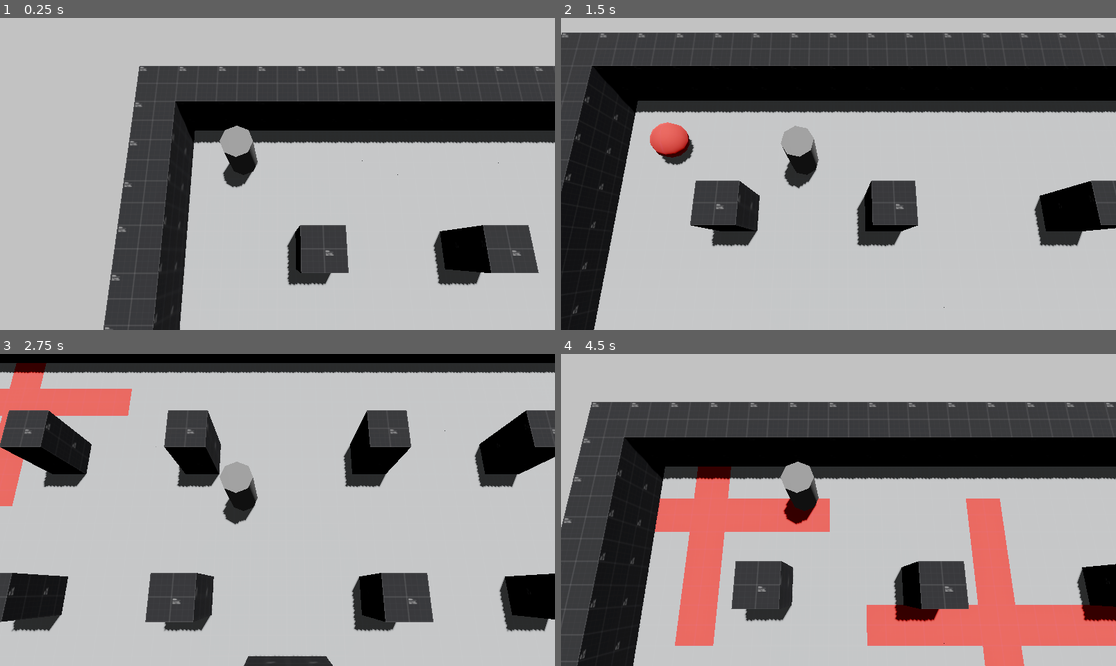
Above: before the commit, frames 1-4 (two rows, left to right).
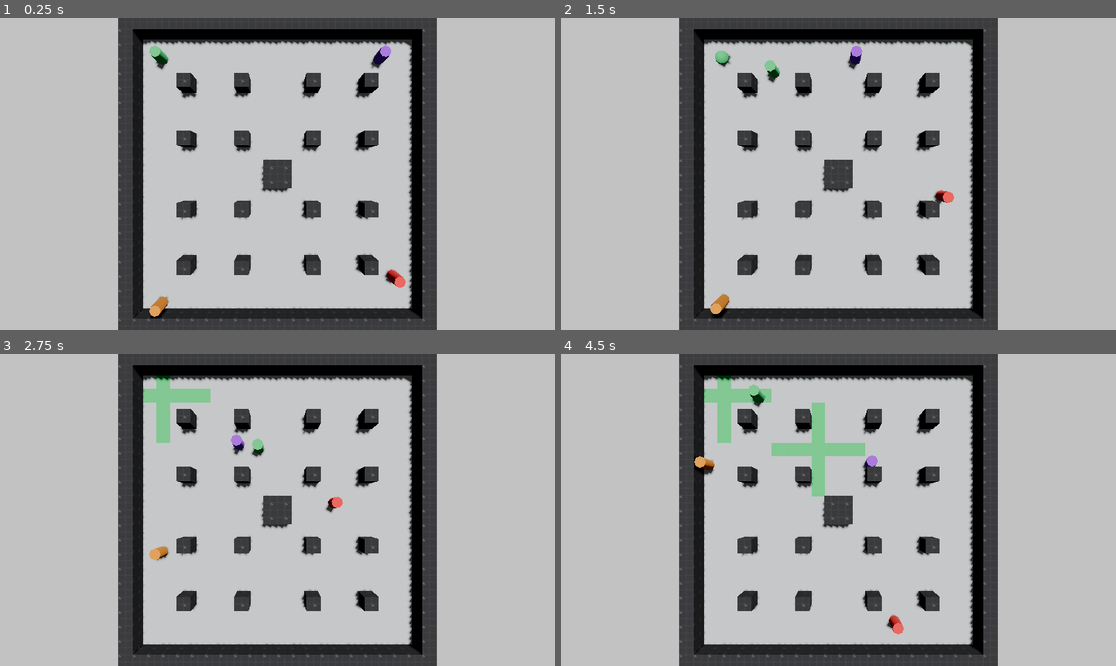
Above: after the commit, the same moments.

Repository: Urutau-Games/ink-crew
Game: Godot game, scene res://main.tscn
Two runs of this game, one before a commit and one after it. Both use one fixed random seed, a clock stepped at 60 frames per second and the inputs below.
Inputs:
- Up to frame 1 (0.25 s): no input
- Up to frame 2 (1.5 s): hold D (walk_right) 0.53-1.28 s; tap Space (drop_bomb) at 0.6, 1.35 s; hold S (walk_backward) from 1.28 s (still down)
- Up to frame 3 (2.75 s): release S (walk_backward) at 2.03 s; hold D (walk_right) from 2.03 s (still down); tap Space (drop_bomb) at 2.1 s
- Up to frame 4 (4.5 s): release D (walk_right) at 2.78 s; hold W (walk_forward) 2.78-3.53 s; tap Space (drop_bomb) at 2.85, 3.6, 4.35 s; hold A (walk_left) from 3.53 s (still down)

The runs differ from the first frame. In frame 1, 43% of the frame differs, in the area x 18-100%, y 0-100%; in frame 2, 53%; in frame 3, 42%; in frame 4, 63%, in the area x 0-100%, y 0-100%.

Commit message:
Add random NPC logic

Diff:
--- /dev/null
+++ b/human_player_controller.gd
@@ -0,0 +1,10 @@
+extends InputController
+class_name HumanPlayerController
+
+func get_input() -> InputPackage:
+	var input := InputPackage.new()
+
+	input.bomb_dropped = Input.is_action_just_pressed("drop_bomb")
+	input.direction = Input.get_vector("walk_left", "walk_right", "walk_forward", "walk_backward")
+
+	return input
--- a/main.tscn
+++ b/main.tscn
@@ -1,9 +1,10 @@
 [gd_scene load_steps=9 format=3 uid="uid://duwoi70lglhbr"]
 
-[ext_resource type="Script" uid="uid://bof1gr8wgmxgo" path="res://player.gd" id="1_ig7tw"]
 [ext_resource type="Script" uid="uid://b5cg5euqmr6ip" path="res://main.gd" id="1_lquwl"]
-[ext_resource type="PackedScene" uid="uid://bq38kepskdjop" path="res://bomb.tscn" id="2_0xm2m"]
+[ext_resource type="PackedScene" uid="uid://c6mvnm4ilc8vm" path="res://player.tscn" id="2_h2yge"]
+[ext_resource type="Script" uid="uid://cib4xjwhs384f" path="res://human_player_controller.gd" id="3_1bvp3"]
 [ext_resource type="PackedScene" uid="uid://cecx8yqy8878i" path="res://rooms/room_1/room_1.tscn" id="4_1bvp3"]
+[ext_resource type="Script" uid="uid://c5us0siigewc5" path="res://random_npc_controller.gd" id="5_lquwl"]
 
 [sub_resource type="ProceduralSkyMaterial" id="ProceduralSkyMaterial_7dm0k"]
 sky_horizon_color = Color(0.66224277, 0.6717428, 0.6867428, 1)
@@ -21,10 +22,6 @@
 tonemap_mode = 4
 glow_enabled = true
 
-[sub_resource type="CapsuleShape3D" id="CapsuleShape3D_7dm0k"]
-radius = 0.4
-height = 1.67
-
 [node name="Main" type="Node3D"]
 script = ExtResource("1_lquwl")
 
@@ -38,26 +35,45 @@
 [node name="WorldEnvironment" type="WorldEnvironment" parent="Environment"]
 environment = SubResource("Environment_0xm2m")
 
-[node name="Player" type="CharacterBody3D" parent="."]
-transform = Transform3D(1, 0, 0, 0, 1, 0, 0, 0, 1, -8.979805, 0.935, -9.496761)
-script = ExtResource("1_ig7tw")
-bomb_scene = ExtResource("2_0xm2m")
+[node name="Room1" parent="." instance=ExtResource("4_1bvp3")]
+
+[node name="Player" parent="." node_paths=PackedStringArray("input_controler") instance=ExtResource("2_h2yge")]
+transform = Transform3D(1, 0, 0, 0, 1, 0, 0, 0, 1, -9, 1, -9)
+input_controler = NodePath("HumanPlayerController")
+
+[node name="HumanPlayerController" type="Node" parent="Player"]
+script = ExtResource("3_1bvp3")
+metadata/_custom_type_script = "uid://cib4xjwhs384f"
+
+[node name="NPC1" parent="." node_paths=PackedStringArray("input_controler") instance=ExtResource("2_h2yge")]
+transform = Transform3D(1, 0, 0, 0, 1, 0, 0, 0, 1, -9, 1, 8)
+input_controler = NodePath("RandomNpcController")
+bomb_color = 2
+
+[node name="RandomNpcController" type="Node" parent="NPC1"]
+script = ExtResource("5_lquwl")
+metadata/_custom_type_script = "uid://c5us0siigewc5"
+
+[node name="NPC2" parent="." node_paths=PackedStringArray("input_controler") instance=ExtResource("2_h2yge")]
+transform = Transform3D(1, 0, 0, 0, 1, 0, 0, 0, 1, 8, 1, -9)
+input_controler = NodePath("RandomNpcController")
+bomb_color = 3
+
+[node name="RandomNpcController" type="Node" parent="NPC2"]
+script = ExtResource("5_lquwl")
+bomb_time = 4.0
+metadata/_custom_type_script = "uid://c5us0siigewc5"
+
+[node name="NPC3" parent="." node_paths=PackedStringArray("input_controler") instance=ExtResource("2_h2yge")]
+transform = Transform3D(1, 0, 0, 0, 1, 0, 0, 0, 1, 8, 1, 8)
+input_controler = NodePath("RandomNpcController")
 bomb_color = 4
 
-[node name="CollisionShape3D" type="CollisionShape3D" parent="Player"]
-shape = SubResource("CapsuleShape3D_7dm0k")
+[node name="RandomNpcController" type="Node" parent="NPC3"]
+script = ExtResource("5_lquwl")
+bomb_time = 1.5
+metadata/_custom_type_script = "uid://c5us0siigewc5"
 
-[node name="Visuals" type="Node3D" parent="Player"]
-unique_name_in_owner = true
-
-[node name="Cilinder" type="CSGCylinder3D" parent="Player/Visuals"]
-transform = Transform3D(1, 0, 0, 0, 1, 0, 0, 0, 1, 0, 0.05060458, 0)
-radius = 0.4
-height = 1.67
-
-[node name="Camera3D" type="Camera3D" parent="Player"]
-transform = Transform3D(1, 0, 0, 0, 0.25881907, 0.9659258, 0, -0.9659258, 0.25881907, 0.9823961, 7.5916624, 2.6108222)
-fov = 55.0
-size = 20.0
-
-[node name="Room1" parent="." instance=ExtResource("4_1bvp3")]
+[node name="Camera" type="Camera3D" parent="."]
+transform = Transform3D(1, 0, 0, 0, -4.371139e-08, 1, 0, -1, -4.371139e-08, -0.5, 25, -0.5)
+fov = 50.0
--- a/player.gd
+++ b/player.gd
@@ -9,20 +9,30 @@
 
 @export_category("Scene Settings")
 @export var bomb_scene: PackedScene
+@export var input_controler: InputController
 
 @export_category("Gameplay")
 @export var max_bombs: int = 1
-@export var bomb_color: Constants.FloorColor
+@export var bomb_color: Constants.FloorColor = Constants.FloorColor.Green
 
 var _available_bombs: int
 
 func _ready() -> void:
 	_available_bombs = max_bombs
+	%Visuals.set_color(bomb_color)
 
 func _process(_delta: float) -> void:
-	if(Input.is_action_just_pressed("drop_bomb") and _available_bombs > 0):
+	var input = input_controler.get_input()
+
+	if(input.bomb_dropped and _available_bombs > 0):
 		_drop_bomb()
 		_available_bombs -= 1
+
+func _physics_process(delta: float) -> void:
+	var direction := input_controler.get_input().direction.normalized()
+
+	_rotate_visuals(direction, delta)
+	_apply_movement(direction, delta)
 
 func _drop_bomb():
 	var bomb: Bomb = bomb_scene.instantiate()
@@ -30,17 +40,6 @@
 	add_child(bomb)
 	bomb.global_position = Vector3(roundi(global_position.x), 0.6, roundi(global_position.z))
 	bomb.exploded.connect(_refill_bombs)
-
-func _physics_process(delta: float) -> void:
-	var direction := Input.get_vector("walk_left", "walk_right", "walk_forward", "walk_backward").normalized()
-
-	#if not direction == Vector2.ZERO and is_on_floor():
-		#visuals.play("Running_A")
-	#else:
-		#visuals.play("Idle")
-
-	_rotate_visuals(direction, delta)
-	_apply_movement(direction, delta)
 
 func _refill_bombs():
 	_available_bombs = min(_available_bombs + 1, max_bombs)
--- /dev/null
+++ b/player.tscn
@@ -0,0 +1,44 @@
+[gd_scene load_steps=12 format=3 uid="uid://c6mvnm4ilc8vm"]
+
+[ext_resource type="Script" uid="uid://bof1gr8wgmxgo" path="res://player.gd" id="1_onrkg"]
+[ext_resource type="PackedScene" uid="uid://bq38kepskdjop" path="res://bomb.tscn" id="2_i3pqv"]
+[ext_resource type="Script" uid="uid://d0vrx6igft4o" path="res://player_visuals.gd" id="3_i3pqv"]
+[ext_resource type="Texture2D" uid="uid://cnur7vgar2smn" path="res://assets/kenney_textures/texture_01_dark.png" id="4_b26j0"]
+[ext_resource type="Texture2D" uid="uid://7yjh57s1617k" path="res://assets/kenney_textures/texture_02_green.png" id="5_n7ghd"]
+[ext_resource type="Texture2D" uid="uid://cjkcoivvyu4bq" path="res://assets/kenney_textures/texture_02_orange.png" id="6_nvl01"]
+[ext_resource type="Texture2D" uid="uid://br1h6ksvf8ly" path="res://assets/kenney_textures/texture_02_purple.png" id="7_ivps1"]
+[ext_resource type="Texture2D" uid="uid://iteqvs3f455m" path="res://assets/kenney_textures/texture_02_red.png" id="8_urp6f"]
+[ext_resource type="Texture2D" uid="uid://cukcrxooajmk1" path="res://assets/kenney_textures/texture_13_light.png" id="9_bwjto"]
+
+[sub_resource type="CapsuleShape3D" id="CapsuleShape3D_7dm0k"]
+radius = 0.4
+height = 1.67
+
+[sub_resource type="StandardMaterial3D" id="StandardMaterial3D_onrkg"]
+resource_local_to_scene = true
+uv1_triplanar = true
+
+[node name="Player" type="CharacterBody3D"]
+script = ExtResource("1_onrkg")
+bomb_scene = ExtResource("2_i3pqv")
+
+[node name="CollisionShape3D" type="CollisionShape3D" parent="."]
+shape = SubResource("CapsuleShape3D_7dm0k")
+
+[node name="Visuals" type="Node3D" parent="."]
+unique_name_in_owner = true
+script = ExtResource("3_i3pqv")
+textures = Dictionary[int, Texture2D]({
+0: ExtResource("4_b26j0"),
+1: ExtResource("5_n7ghd"),
+2: ExtResource("6_nvl01"),
+3: ExtResource("7_ivps1"),
+4: ExtResource("8_urp6f"),
+5: ExtResource("9_bwjto")
+})
+
+[node name="Cilinder" type="CSGCylinder3D" parent="Visuals"]
+transform = Transform3D(1, 0, 0, 0, 1, 0, 0, 0, 1, 0, 0.05060458, 0)
+radius = 0.4
+height = 1.67
+material = SubResource("StandardMaterial3D_onrkg")
--- /dev/null
+++ b/player_controller.gd
@@ -0,0 +1,10 @@
+@abstract
+class_name InputController
+extends Node
+
+@abstract
+func get_input() -> InputPackage
+
+class InputPackage:
+	var direction: Vector2
+	var bomb_dropped: bool
--- /dev/null
+++ b/player_visuals.gd
@@ -0,0 +1,7 @@
+extends Node3D
+
+@export var textures: Dictionary[Constants.FloorColor, Texture2D] = {}
+@onready var cilinder: CSGCylinder3D = $Cilinder
+
+func set_color(color: Constants.FloorColor):
+	cilinder.material.albedo_texture = textures[color]
--- /dev/null
+++ b/random_npc_controller.gd
@@ -0,0 +1,50 @@
+extends InputController
+class_name RandomNpcController
+
+@export var bomb_time: float = 2.5
+@export var min_walk_time: float = .5
+@export var max_walk_time: float = 2
+
+var _bomb_timer: Timer
+var _walk_timer: Timer
+
+var _drop_bomb: bool = false
+var _current_direction: Vector2
+
+func _ready() -> void:
+	_randomize_direction()
+	_start_walk_timer()
+	_start_bomb_timer()
+
+func _randomize_direction():
+	_current_direction = Vector2(randi_range(-1, 1), randi_range(-1, 1))
+
+func _start_walk_timer():
+	_walk_timer = Timer.new()
+	_walk_timer.timeout.connect(_on_walk_timer_timeout)
+	_walk_timer.one_shot = false
+	add_child(_walk_timer)
+	_walk_timer.start(randf_range(min_walk_time, max_walk_time))
+
+func _start_bomb_timer():
+	_bomb_timer = Timer.new()
+	_bomb_timer.timeout.connect(_on_bomb_timer_timeout)
+	_bomb_timer.one_shot = false
+	add_child(_bomb_timer)
+	_bomb_timer.start(bomb_time)
+
+func _on_bomb_timer_timeout():
+	_drop_bomb = true
+
+func _on_walk_timer_timeout():
+	_randomize_direction()
+
+func get_input() -> InputPackage:
+	var input := InputPackage.new()
+	input.direction = _current_direction
+	input.bomb_dropped = _drop_bomb
+
+	if(_drop_bomb):
+		_drop_bomb = false
+
+	return input
Not shown, added: human_player_controller.gd.uid
Not shown, added: player_controller.gd.uid
Not shown, added: player_visuals.gd.uid
Not shown, added: random_npc_controller.gd.uid
